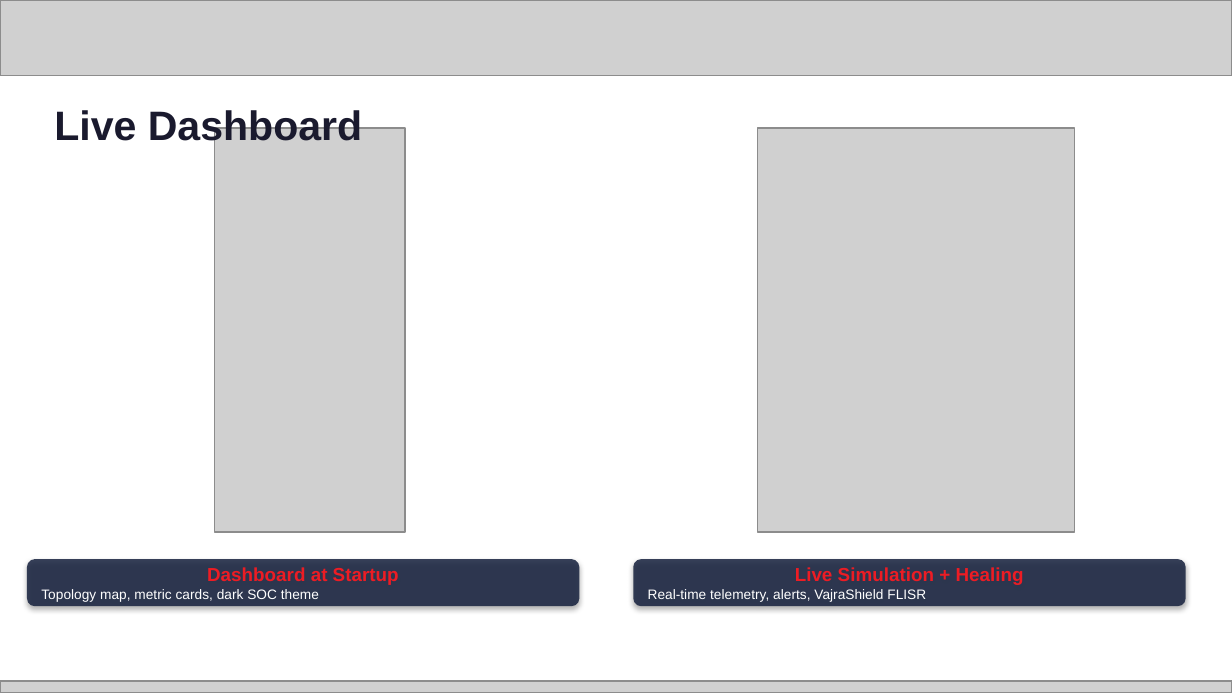
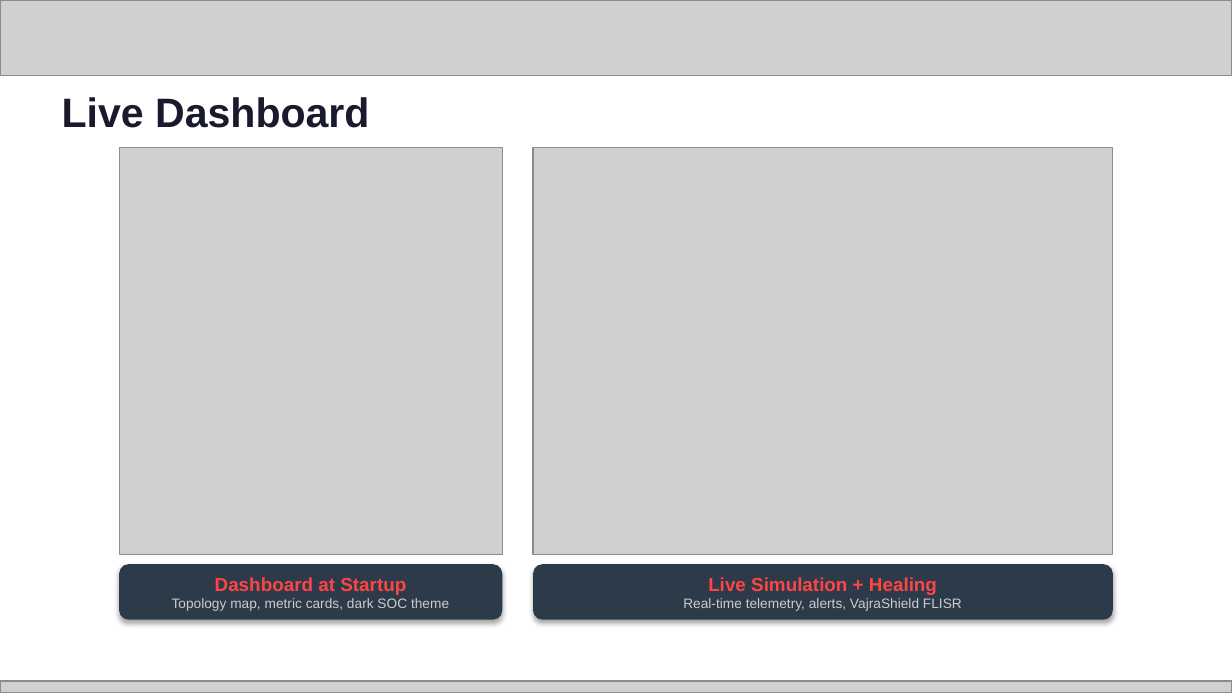
Before and after one commit to Aerosane/vajragridr, a slide deck: slide 6 of VajraGrid_AMD_Slingshot_Deck.pptx. Drawn at 1232x693 pixels with LibreOffice and Linux fonts; fonts in the diff are those of the drawing; grey boxes stand for pictures. Boxes give left, top, right and bottom in pixels: in the first picture for what was removed or moved away, otherwise in the second. Text is boxed around its words. In the diff, an @@ line names an element or a change of style, - is before the commit and + after.

```diff
--- a/VajraGrid_AMD_Slingshot_Deck.pptx
+++ b/VajraGrid_AMD_Slingshot_Deck.pptx
@@ title "Live Dashboard" rewrapped from bbox=[54, 107, 362, 148] to bbox=[62, 97, 369, 128] @@
@@ picture: place and size @@
-picture at bbox=[214, 128, 405, 532]
+picture at bbox=[120, 148, 503, 554]
@@ picture: place and size @@
-picture at bbox=[758, 128, 1074, 532]
+picture at bbox=[533, 148, 1112, 554]
@@ rounded rectangle "Dashboard at Startup": place and size @@
-rounded rectangle "Dashboard at Startup" at bbox=[27, 559, 579, 606]
+rounded rectangle "Dashboard at Startup" at bbox=[120, 564, 503, 620]
@@ rounded rectangle "Dashboard at Startup" at bbox=[120, 564, 503, 620]: text colour #ED1C24 to #FF4444 in "Dashboard at Startup"; text colour #FFFFFF to #CCCCCC in "Topology map, metric cards, dark SOC theme"; alignment left to centre; fill #16213E at 85% opacity to #2D3A4A @@
@@ rounded rectangle "Live Simulation + Healing": place and size @@
-rounded rectangle "Live Simulation + Healing" at bbox=[633, 559, 1185, 606]
+rounded rectangle "Live Simulation + Healing" at bbox=[533, 564, 1112, 620]
@@ rounded rectangle "Live Simulation + Healing" at bbox=[533, 564, 1112, 620]: text colour #ED1C24 to #FF4444 in "Live Simulation + Healing"; text colour #FFFFFF to #CCCCCC in "Real-time telemetry, alerts, VajraShield FLISR"; alignment left to centre; fill #16213E at 85% opacity to #2D3A4A @@
```
Also in this commit, not shown: 4 other files.
